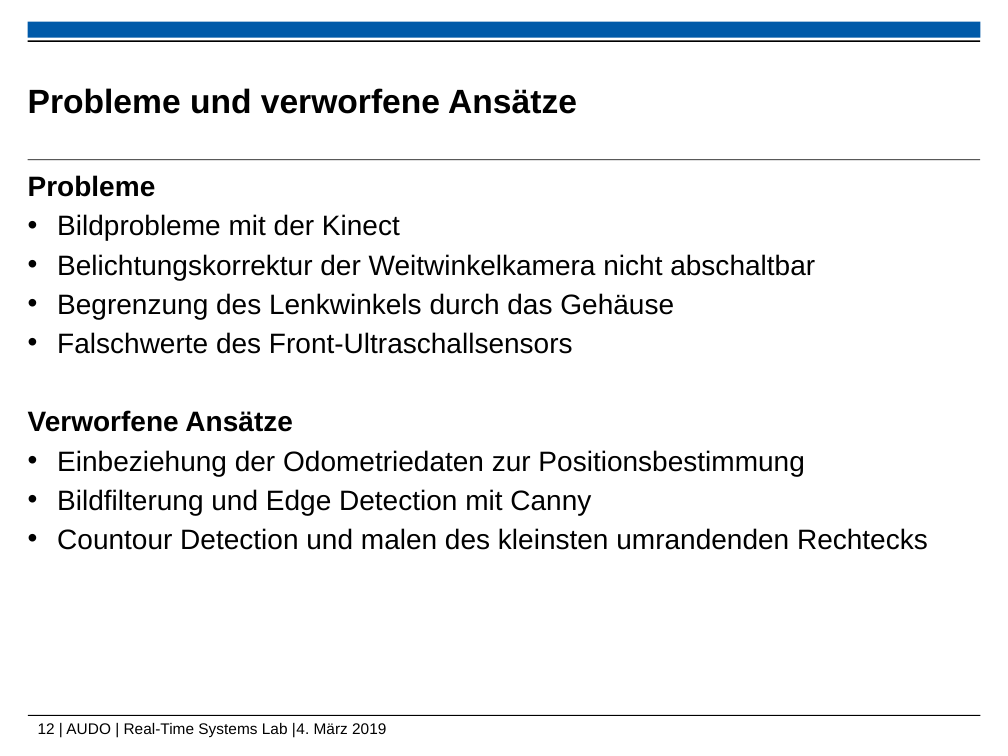
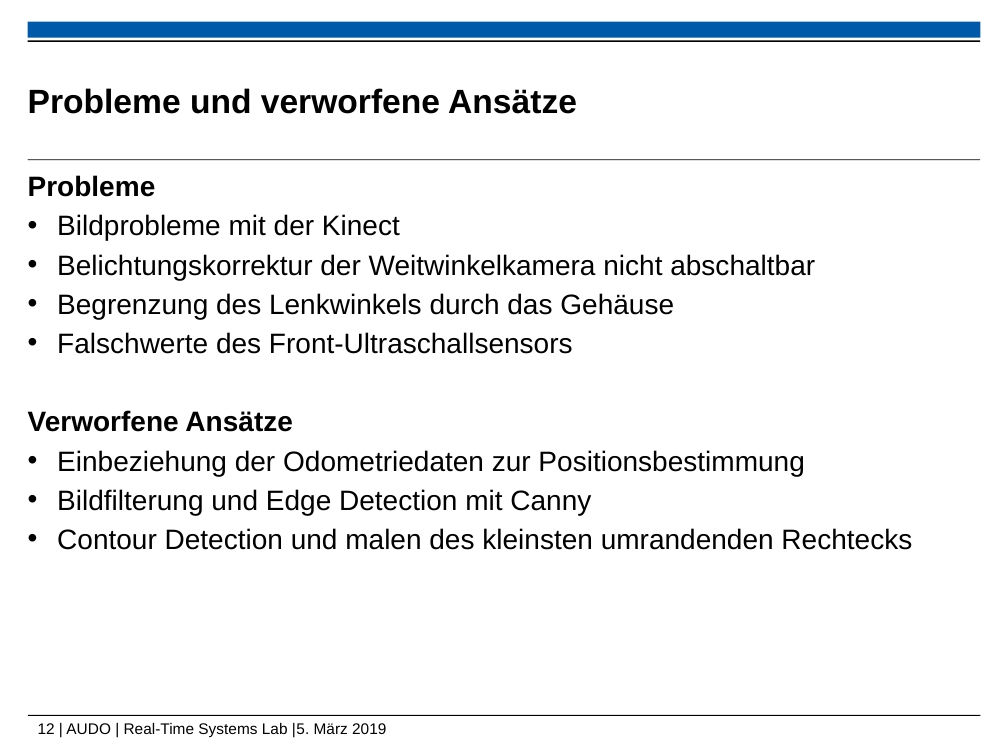
Before and after one commit to ramona3300/AUDO, a slide deck: slide 12 of Dokumente/Präsentationen/Abschlusspräsentation.pptx. Drawn at 1008x756 pixels with LibreOffice and Linux fonts; fonts in the diff are those of the drawing; background and template pictures are left out. Boxes give left, top, right and bottom in pixels: in the first picture for what was removed or moved away, otherwise in the second. Text is boxed around its words. In the diff, an @@ line names an element or a change of style, - is before the commit and + after.

```diff
--- a/Dokumente/Präsentationen/Abschlusspräsentation.pptx
+++ b/Dokumente/Präsentationen/Abschlusspräsentation.pptx
@@ text at <box>57,528,912,550</box>: text changed @@
-• Countour Detection und malen des kleinsten umrandenden Rechtecks
+• Contour Detection und malen des kleinsten umrandenden Rechtecks
@@ text at <box>38,723,386,738</box>: text changed @@
-12 | AUDO | Real-Time Systems Lab |4. März 2019
+12 | AUDO | Real-Time Systems Lab |5. März 2019
```
Also in this commit, not shown: 4 other slides changed.
